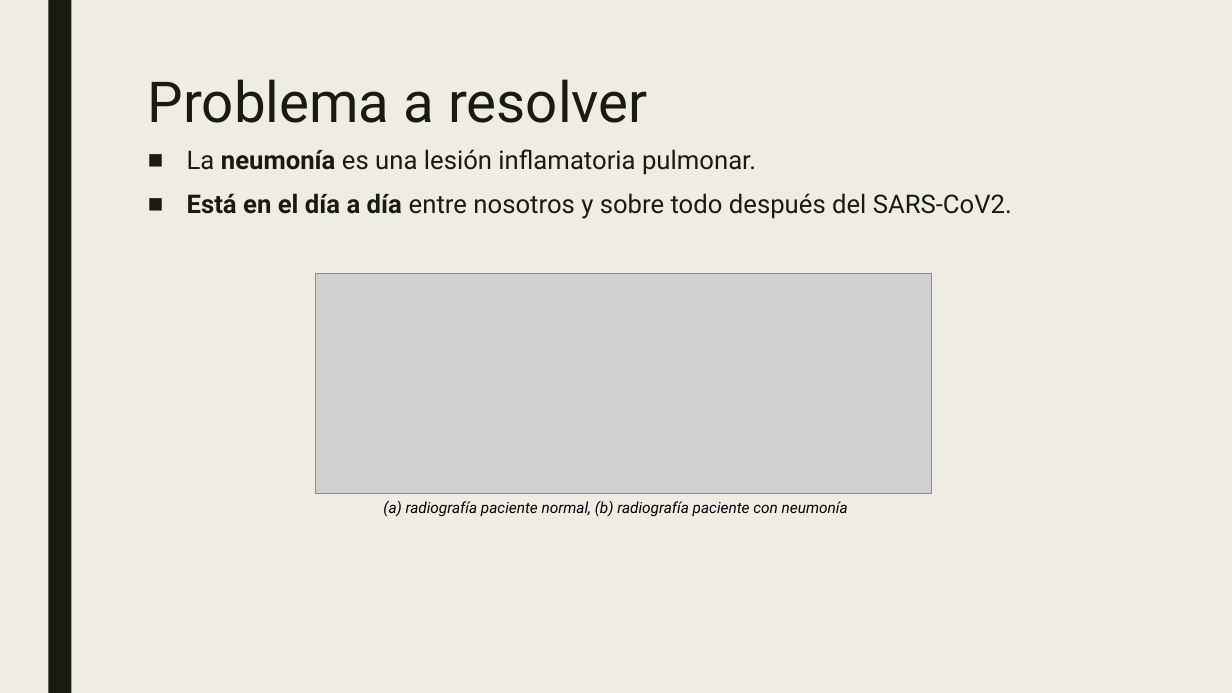
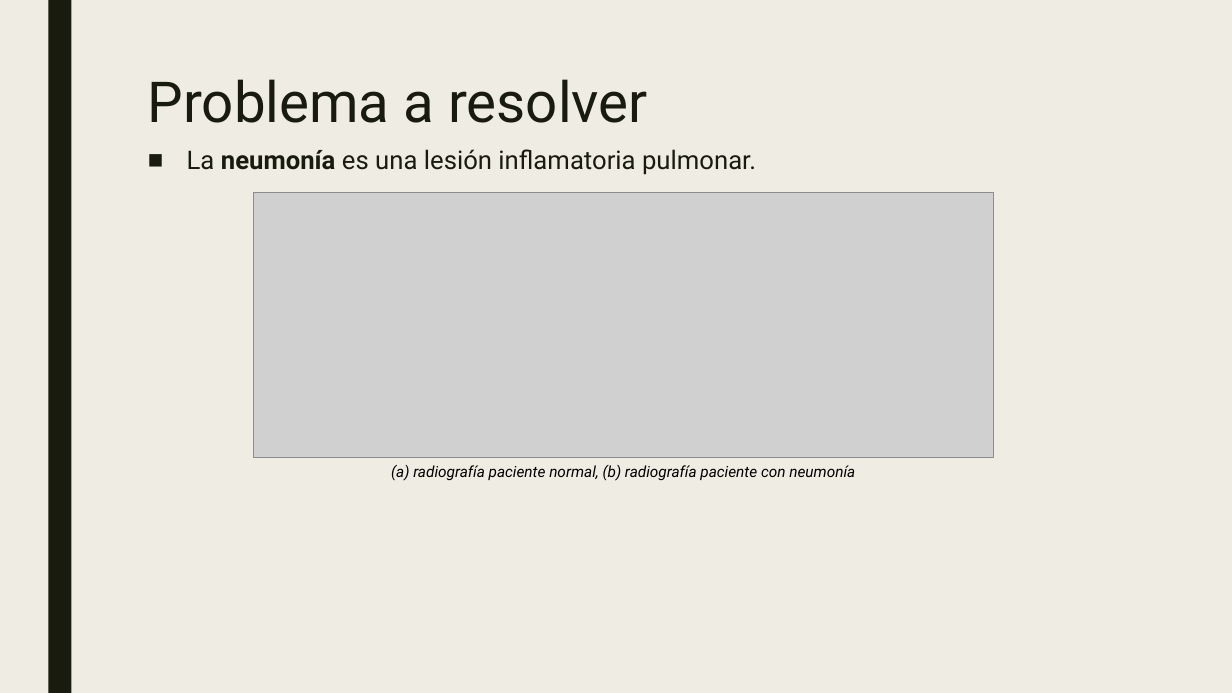
Before and after one commit to mariousm/Pneumonia-Detection, a slide deck: slide 2 of doc/presentacoin2.pptx. Drawn at 1232x693 pixels with LibreOffice and Linux fonts; fonts in the diff are those of the drawing; grey boxes stand for pictures. Boxes give left, top, right and bottom in pixels: in the first picture for what was removed or moved away, otherwise in the second. Text is boxed around its words. In the diff, an @@ line names an element or a change of style, - is before the commit and + after.

Commit message:
Presentación defensa hecha - definitiva

```diff
--- a/doc/presentacoin2.pptx
+++ b/doc/presentacoin2.pptx
@@ text at [187,193,1012,219]: paragraph removed @@
-■ Está en el día a día entre nosotros y sobre todo después del SARS-CoV2.
@@ picture: place and size @@
-picture at [316,274,933,494]
+picture at [253,192,994,457]
@@ text "(a) radiografía paciente normal, (b) ...": place and size @@
-text "(a) radiografía paciente normal, (b) ..." at [383,501,848,517]
+text "(a) radiografía paciente normal, (b) ..." at [391,465,855,481]
```
